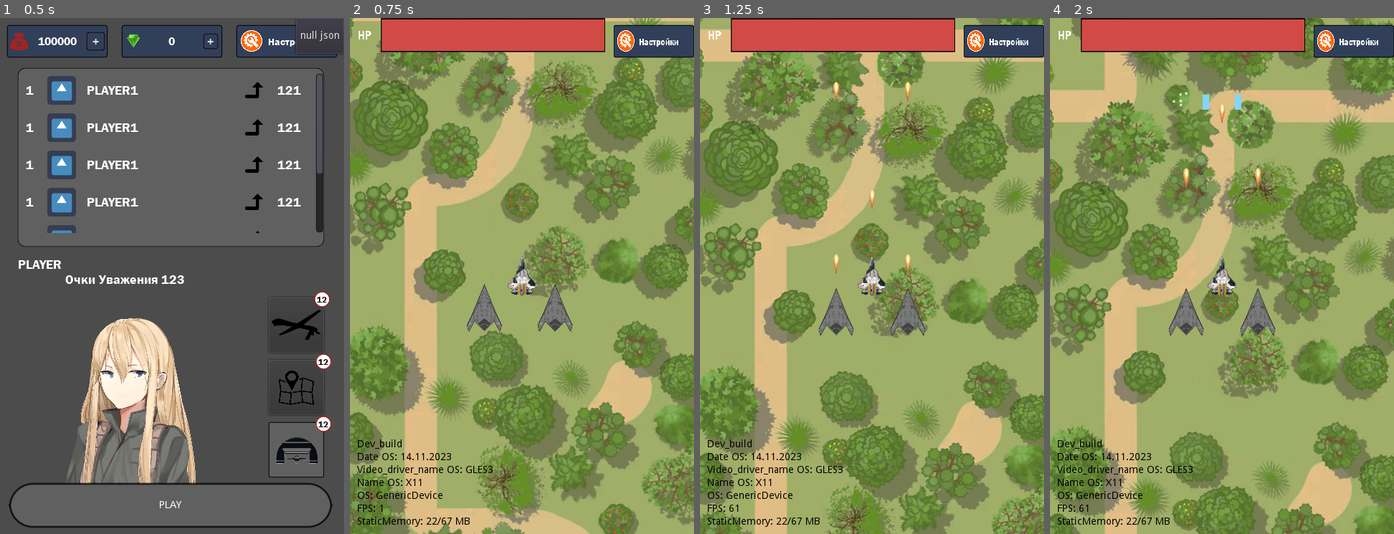
Above: before the commit, frames 1-4 (left to right).
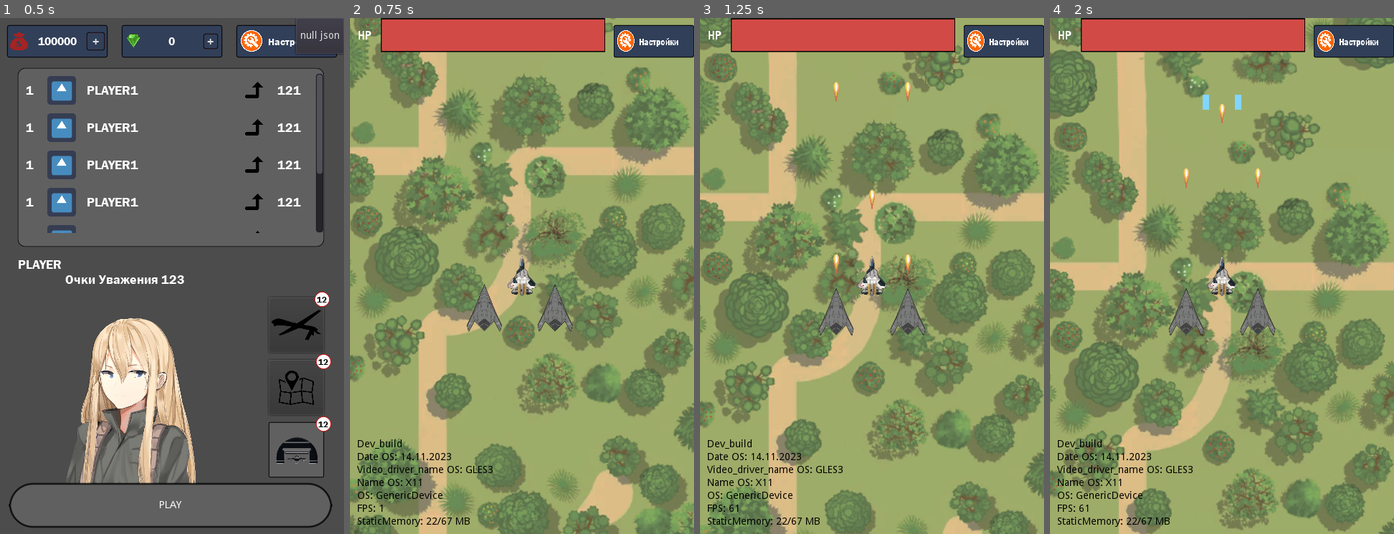
Above: after the commit, the same moments.

Repository: SkrejetCepey/gamedev-planes
Game: Godot game, scene res://Scenes/StartGame.tscn
Two runs of this game, one before a commit and one after it. Both use one fixed random seed, a clock stepped at 60 frames per second and the inputs below. The engine's default icon, where the game draws it, is replaced by a stand-in: a white triangle on a blue panel in a dark square.
Inputs:
- Up to frame 1 (0.5 s): no input
- Up to frame 2 (0.75 s): click "PLAY" at 0.5 s
- Up to frame 3 (1.25 s): no input
- Up to frame 4 (2 s): click "Настройки" at 1.25 s

Frame 1 is identical in both runs. In frame 2, 66% of the frame differs, in the area x 0-100%, y 0-100%; in frame 3, 67%; in frame 4, 69%.

Commit message:
Fixed background

Diff:
--- a/Scenes/ArcadeScene.tscn
+++ b/Scenes/ArcadeScene.tscn
@@ -3,7 +3,7 @@
 [ext_resource path="res://Scripts/ArcadeScene.gd" type="Script" id=1]
 [ext_resource path="res://Scenes/Health_bar.tscn" type="PackedScene" id=2]
 [ext_resource path="res://Scenes/DebugControl.tscn" type="PackedScene" id=3]
-[ext_resource path="res://Sprites/Background/green_park.png" type="Texture" id=4]
+[ext_resource path="res://Sprites/Background/temp.png" type="Texture" id=4]
 
 [sub_resource type="RectangleShape2D" id=1]
 extents = Vector2( 10, 368.89 )
@@ -22,7 +22,7 @@
 "times": PoolRealArray( 0, 20 ),
 "transitions": PoolRealArray( 1, 1 ),
 "update": 0,
-"values": [ Vector2( 227.688, -501.761 ), Vector2( 227.688, 1755 ) ]
+"values": [ Vector2( 227.617, -1515.11 ), Vector2( 227.617, 1058.11 ) ]
 }
 
 [node name="ArcadeScene" type="Node2D"]
@@ -56,7 +56,8 @@
 anims/Background_move = SubResource( 2 )
 
 [node name="Background" type="Sprite" parent="Background_move"]
-position = Vector2( 227.688, 1755 )
+position = Vector2( 235.442, -1515.11 )
+scale = Vector2( 1.44489, 1.44489 )
 z_index = -3
 texture = ExtResource( 4 )
 [connection signal="timeout" from="EnemySpawnTimer" to="." method="_on_EnemySpawnTimer_timeout"]
Binary file added: Sprites/Background/temp.png
Not shown, added: Sprites/Background/temp.png.import
